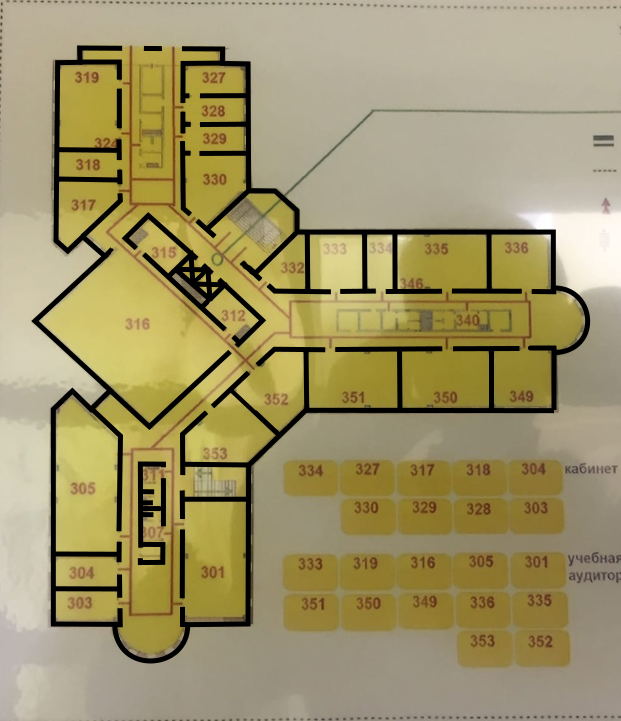
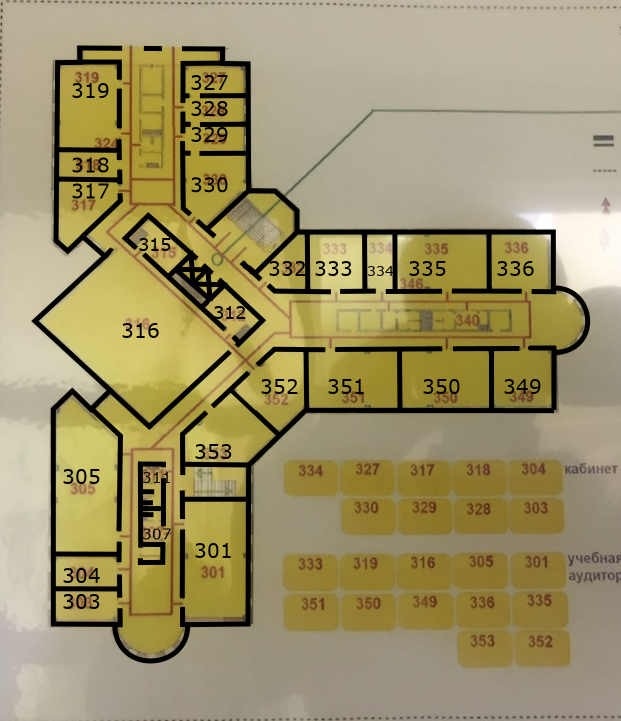
The second 621 x 721 image is a revision of the first. Changes to its layers:
added layer "311 ..." above "315" over 143, 472, 171, 540
added layer "315" above "312" over 139, 238, 171, 251
added layer "312" above "332 333 334 335 336" over 214, 306, 246, 319
added layer "332 333 334 335 336" above "327 ..." over 269, 261, 534, 276
added layer "327 ..." above "319 ..." over 191, 75, 228, 193
added layer "319 ..." above "316" over 72, 83, 109, 199
added layer "316" above "305 ..." over 122, 323, 159, 338
added layer "305 ..." above "353 ..." over 63, 469, 100, 609
added layer "353 ..." above "352 351 350 349" over 195, 444, 232, 558
added layer "352 351 350 349" above "Слой" over 261, 379, 541, 394
